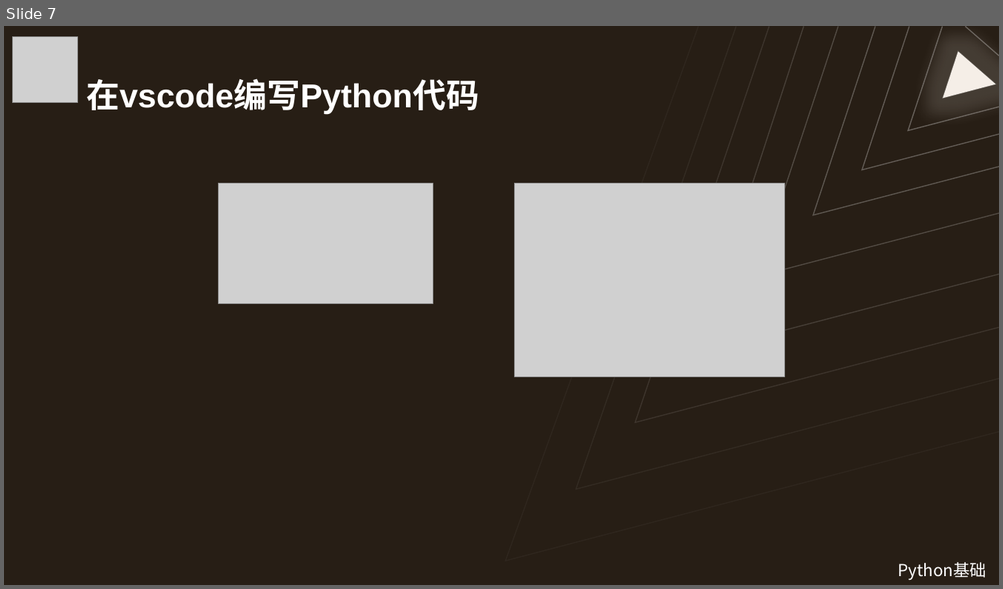
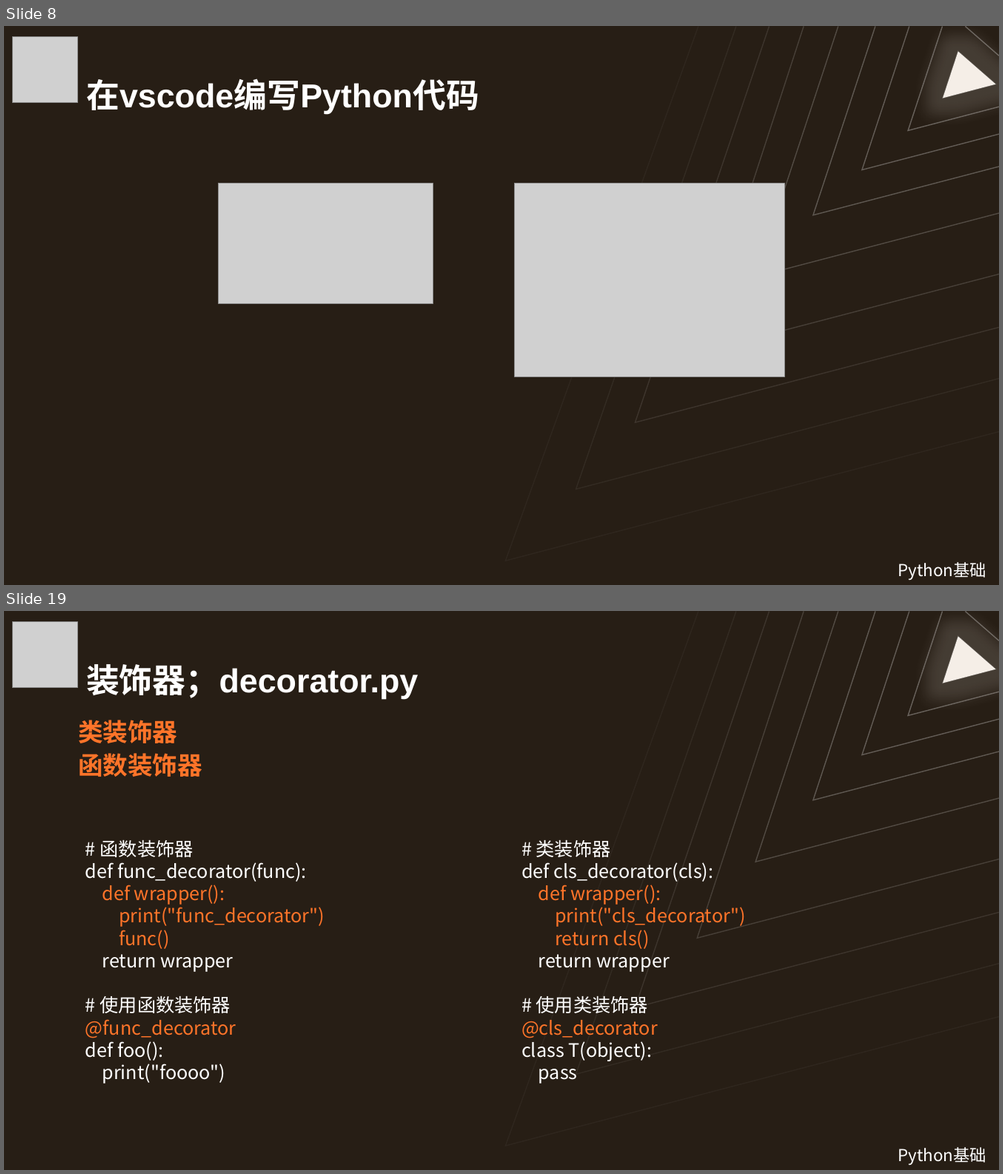
Before and after one commit to Wannerfi/CodingCourse, a slide deck: 5Python基础.pptx. Shown one above the other, each under a label of ours: slide 7 before the commit, slides 8 and 19 after it; the slides between them are not shown. The pictures are 1003x589 and 1003x1174 pixels, drawn with LibreOffice and Linux fonts; fonts in the diff are those of the drawing; grey boxes stand for pictures. Boxes give left, top, right and bottom in pixels: in the first picture for what was removed or moved away, otherwise in the second. Text is boxed around its words. In the diff, an @@ line names an element or a change of style, - is before the commit and + after.

```diff
--- a/5Python基础.pptx
+++ b/5Python基础.pptx
@@ slide 19 added at <box>4,611,999,1170</box>, background #271E15; not listed: 10 template elements that a slide beside it also shows @@
@@ picture added at <box>12,622,78,688</box> @@
@@ title added at <box>86,664,418,700</box>, 32 pt, text #FFFFFF, bold @@
+装饰器；decorator.py
@@ text added at <box>78,720,202,777</box>, 24 pt, text #FF7429, bold @@
+类装饰器
+函数装饰器
@@ text added at <box>85,840,324,1084</box>, 18 pt, text #FFFFFF @@
+# 函数装饰器
+def func_decorator(func):
+def wrapper():
+print("func_decorator")
+func()
+return wrapper
+# 使用函数装饰器
+@func_decorator
+def foo():
+print("foooo")
@@ text added at <box>521,840,745,1084</box>, 18 pt, text #FFFFFF @@
+# 类装饰器
+def cls_decorator(cls):
+def wrapper():
+print("cls_decorator")
+return cls()
+return wrapper
+# 使用类装饰器
+@cls_decorator
+class T(object):
+pass
@@ text added at <box>898,1147,987,1165</box>, 16 pt, text #FFFFFF @@
+Python基础
@@ what was slide 7 is now slide 8 @@
```
Also in this commit, not shown: 8 slides changed, 10 other slides added, 5 slides removed, 13 other files.
